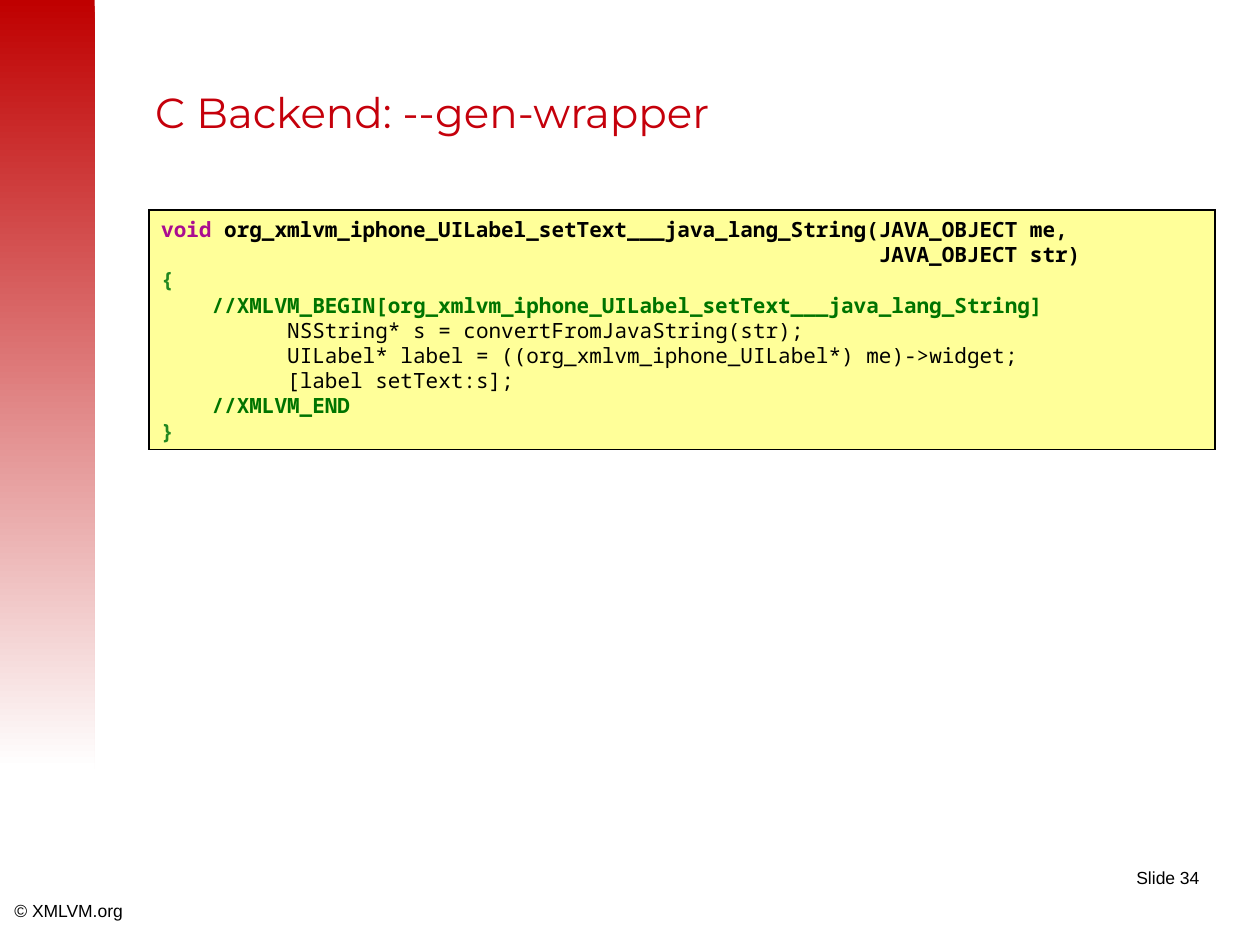
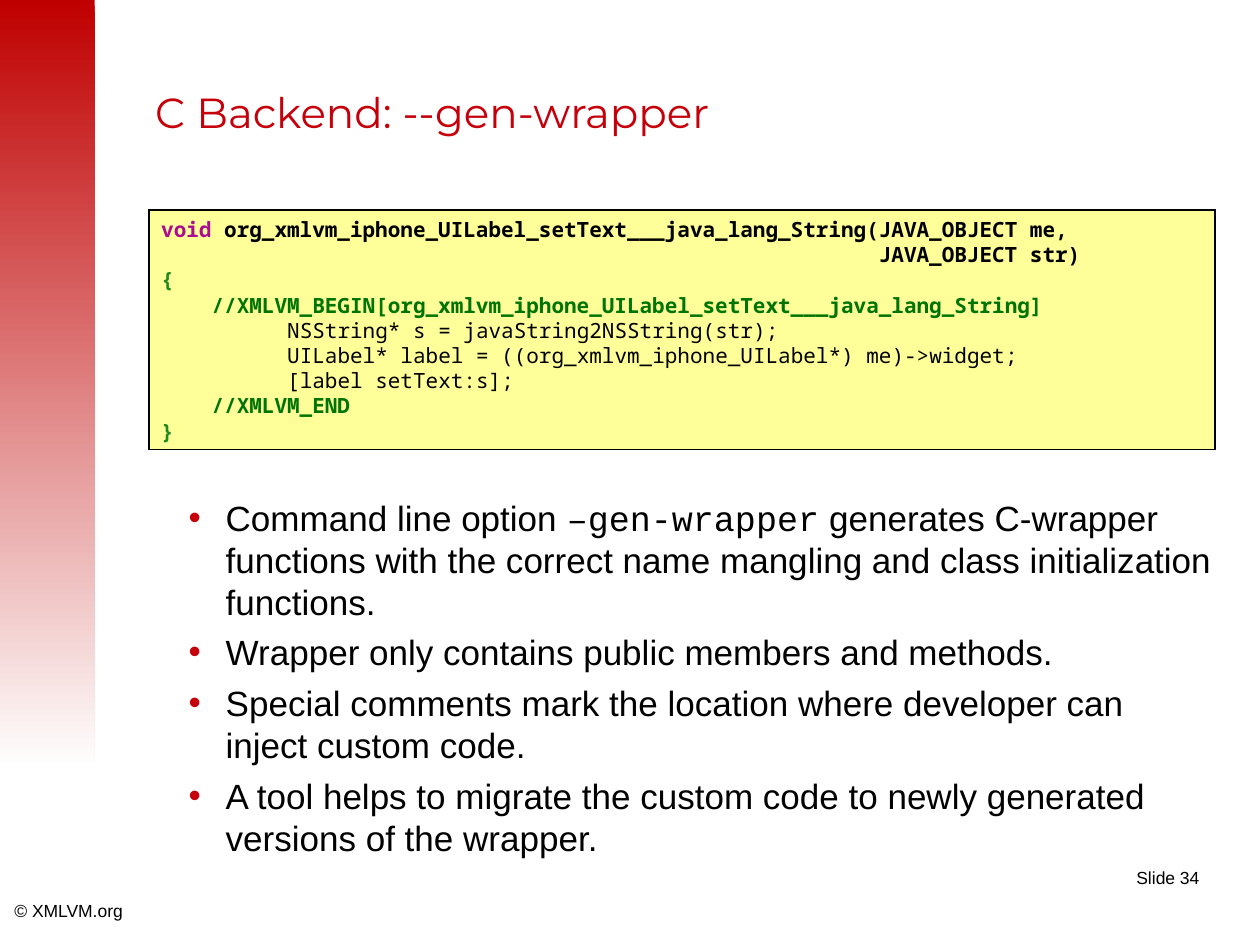
Before and after one commit to tisoft/xmlvm, a slide deck: slide 34 of doc/slides/android2iphone-master.odp. Drawn at 1260x945 pixels with LibreOffice and Linux fonts; fonts in the diff are those of the drawing; background and template pictures are left out. Boxes give left, top, right and bottom in pixels: in the first picture for what was removed or moved away, otherwise in the second. Text is boxed around its words. In the diff, an @@ line names an element or a change of style, - is before the commit and + after.

Commit message:
Add descriptions to the C backend slides.

```diff
--- a/doc/slides/android2iphone-master.odp
+++ b/doc/slides/android2iphone-master.odp
@@ text in rectangle at (x1=287, y1=322, x2=778, y2=343): text changed @@
-NSString* s = convertFromJavaString(str);
+NSString* s = javaString2NSString(str);
@@ text added at (x1=226, y1=505, x2=1211, y2=858), 20 pt, text #000000 @@
+• Command line option –gen-wrapper generates C-wrapper functions with the correct name mangling and class initialization functions.
+• Wrapper only contains public members and methods.
+• Special comments mark the location where developer can inject custom code.
+• A tool helps to migrate the custom code to newly generated versions of the wrapper.
```
Also in this commit, not shown: 5 other slides changed.
